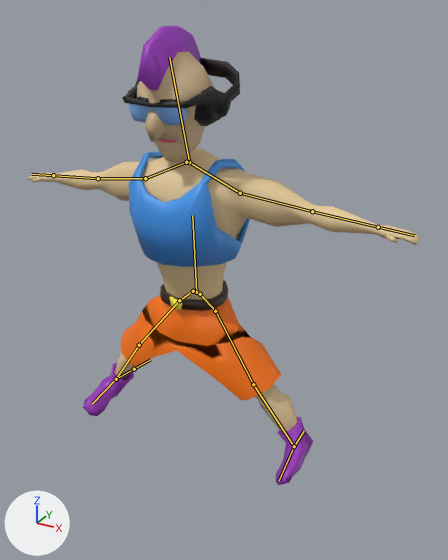
A saved change to the FBX model SpaceRider/Assets/#GAME/HERO/HERO.fbx.
One viewpoint serves both versions: a 50 mm camera at (2.23, -3.42, 3.79) aimed at (0.25, 0.17, 2.0). The axes (+X, +Y, +Z) are drawn at lower left. The lights are the same throughout. The picture after the commit comes second. The bones that change, and the others that lie on the model, are drawn over the model as lines.

Objects in the first picture: 'Body', 'Head'.
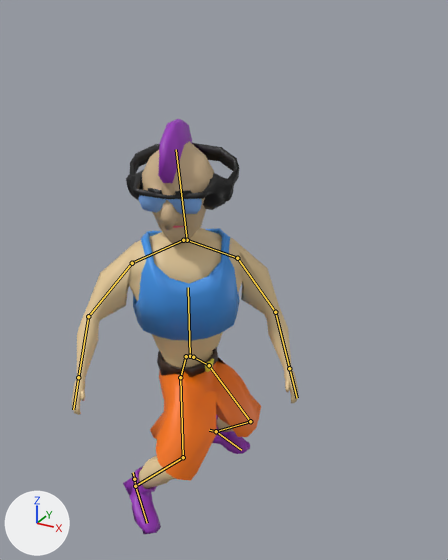
The newer file adds an action. The first version stands in its rest pose; the second is drawn at frame 1 of the action 'Armature|CubeAction'.

The change, as a list of edits to the scene's bpy script:
```text
Change bone_core:
    where bone_core = bpy.data.objects['Armature'].pose.bones['Core']
    bone_core.location: (0.0, 0.0, 0.0) -> (-0.056, -0.551, 0.061)
    bone_core.rotation_quaternion: (1.0, 0.0, 0.0, 0.0) -> (0.952, 0.001, 0.306, -0.017)  # degrees (0, 0, 0) -> degrees (-1, 36, -2)
Change bone_head:
    where bone_head = bpy.data.objects['Armature'].pose.bones['Head']  # child of 'Core'
    bone_head.rotation_quaternion: (1.0, 0.0, 0.0, 0.0) -> (0.986, 0.0, -0.158, 0.047)  # degrees (0, 0, 0) -> degrees (-1, -18, 6)
Change bone_biceps_l:
    where bone_biceps_l = bpy.data.objects['Armature'].pose.bones['Biceps.L']  # child of 'Shoulder.L'
    bone_biceps_l.rotation_quaternion: (1.0, 0.0, 0.0, 0.0) -> (0.898, 0.217, 0.106, -0.369)  # degrees (0, 0, 0) -> degrees (19, 20, -41)
Change bone_forearm_l:
    where bone_forearm_l = bpy.data.objects['Armature'].pose.bones['ForeArm.L']  # child of 'Biceps.L'
    bone_forearm_l.rotation_quaternion: (1.0, 0.0, 0.0, 0.0) -> (0.981, 0.099, 0.009, -0.168)  # degrees (0, 0, 0) -> degrees (11, 3, -19)
Change bone_hip_l:
    where bone_hip_l = bpy.data.objects['Armature'].pose.bones['Hip.l']  # child of 'Core'
    bone_hip_l.rotation_quaternion: (1.0, 0.0, 0.0, 0.0) -> (0.991, -0.001, -0.089, 0.104)  # degrees (0, 0, 0) -> degrees (-1, -10, 12)
Change bone_leg_l:
    where bone_leg_l = bpy.data.objects['Armature'].pose.bones['Leg.L']  # child of 'Hip.l'
    bone_leg_l.rotation_quaternion: (1.0, 0.0, 0.0, 0.0) -> (0.992, -0.078, -0.079, -0.059)  # degrees (0, 0, 0) -> degrees (-8, -10, -6)
Change bone_tibia_l:
    where bone_tibia_l = bpy.data.objects['Armature'].pose.bones['Tibia.L']  # child of 'Leg.L'
    bone_tibia_l.rotation_quaternion: (1.0, 0.0, 0.0, 0.0) -> (0.875, -0.135, 0.0, 0.465)  # degrees (0, 0, 0) -> degrees (-14, 7, 55)
Change bone_foot_l:
    where bone_foot_l = bpy.data.objects['Armature'].pose.bones['Foot.L']  # child of 'Tibia.L'
    bone_foot_l.rotation_quaternion: (1.0, 0.0, 0.0, 0.0) -> (0.896, -0.236, -0.072, -0.37)  # degrees (0, 0, 0) -> degrees (-23, -18, -41)
Change bone_biceps_r:
    where bone_biceps_r = bpy.data.objects['Armature'].pose.bones['Biceps.R']  # child of 'Shoulder.R'
    bone_biceps_r.rotation_quaternion: (1.0, 0.0, 0.0, 0.0) -> (0.93, 0.189, -0.044, 0.313)  # degrees (0, 0, 0) -> degrees (19, -11, 35)
Change bone_forearm_r:
    where bone_forearm_r = bpy.data.objects['Armature'].pose.bones['ForeArm.R']  # child of 'Biceps.R'
    bone_forearm_r.rotation_quaternion: (1.0, 0.0, 0.0, 0.0) -> (0.962, 0.14, 0.021, 0.234)  # degrees (0, 0, 0) -> degrees (16, -1, 27)
Change bone_hip_r:
    where bone_hip_r = bpy.data.objects['Armature'].pose.bones['Hip.r']  # child of 'Core'
    bone_hip_r.rotation_quaternion: (1.0, 0.0, 0.0, 0.0) -> (0.84, -0.047, -0.371, 0.392)  # degrees (0, 0, 0) -> degrees (-27, -36, 59)
Change bone_leg_r:
    where bone_leg_r = bpy.data.objects['Armature'].pose.bones['Leg.R']  # child of 'Hip.r'
    bone_leg_r.rotation_quaternion: (1.0, 0.0, 0.0, 0.0) -> (0.969, 0.126, 0.16, 0.139)  # degrees (0, 0, 0) -> degrees (17, 16, 19)
Change bone_tibia_r:
    where bone_tibia_r = bpy.data.objects['Armature'].pose.bones['Tibia.R']  # child of 'Leg.R'
    bone_tibia_r.rotation_quaternion: (1.0, 0.0, 0.0, 0.0) -> (0.827, -0.157, 0.0, -0.539)  # degrees (0, 0, 0) -> degrees (-15, -10, -65)
Change bone_foot_r:
    where bone_foot_r = bpy.data.objects['Armature'].pose.bones['Foot.R']  # child of 'Tibia.R'
    bone_foot_r.rotation_quaternion: (1.0, 0.0, 0.0, 0.0) -> (0.958, -0.053, 0.157, 0.236)  # degrees (0, 0, 0) -> degrees (-2, 19, 27)
```

Where the change shows, as pixel boxes (x1, y1, x2, y2) in the pictures (448 x 560 px):
'Body', posed (42% narrower, 9% shorter)
    before: (28, 147, 420, 485)
    after: (72, 228, 299, 534)
'Head', posed (9% shorter)
    before: (122, 25, 240, 162)
    after: (126, 119, 239, 244)
bone 'Core', root to tip
    before: (196, 292) to (192, 215)
    after: (190, 356) to (188, 287)
bone 'Head', root to tip
    before: (189, 162) to (169, 57)
    after: (187, 240) to (176, 149)
bone 'Biceps.L', root to tip
    before: (240, 193) to (312, 211)
    after: (237, 258) to (275, 312)
bone 'ForeArm.L', root to tip
    before: (312, 211) to (378, 227)
    after: (275, 312) to (289, 368)
bone 'Hip.l', root to tip
    before: (200, 294) to (215, 311)
    after: (193, 357) to (209, 365)
bone 'Leg.L', root to tip
    before: (215, 311) to (253, 384)
    after: (209, 365) to (250, 421)
bone 'Tibia.L', root to tip
    before: (253, 384) to (294, 446)
    after: (250, 421) to (216, 431)
bone 'Foot.L', root to tip
    before: (294, 446) to (279, 480)
    after: (216, 431) to (241, 450)
bone 'Biceps.R', root to tip
    before: (145, 178) to (98, 178)
    after: (132, 263) to (88, 316)
bone 'ForeArm.R', root to tip
    before: (98, 178) to (53, 175)
    after: (88, 316) to (78, 377)
bone 'Hip.r', root to tip
    before: (193, 291) to (179, 300)
    after: (186, 356) to (180, 377)
bone 'Leg.R', root to tip
    before: (179, 300) to (139, 345)
    after: (180, 377) to (183, 457)
bone 'Tibia.R', root to tip
    before: (139, 345) to (116, 379)
    after: (183, 457) to (135, 486)
bone 'Foot.R', root to tip
    before: (116, 379) to (92, 404)
    after: (135, 486) to (147, 523)
